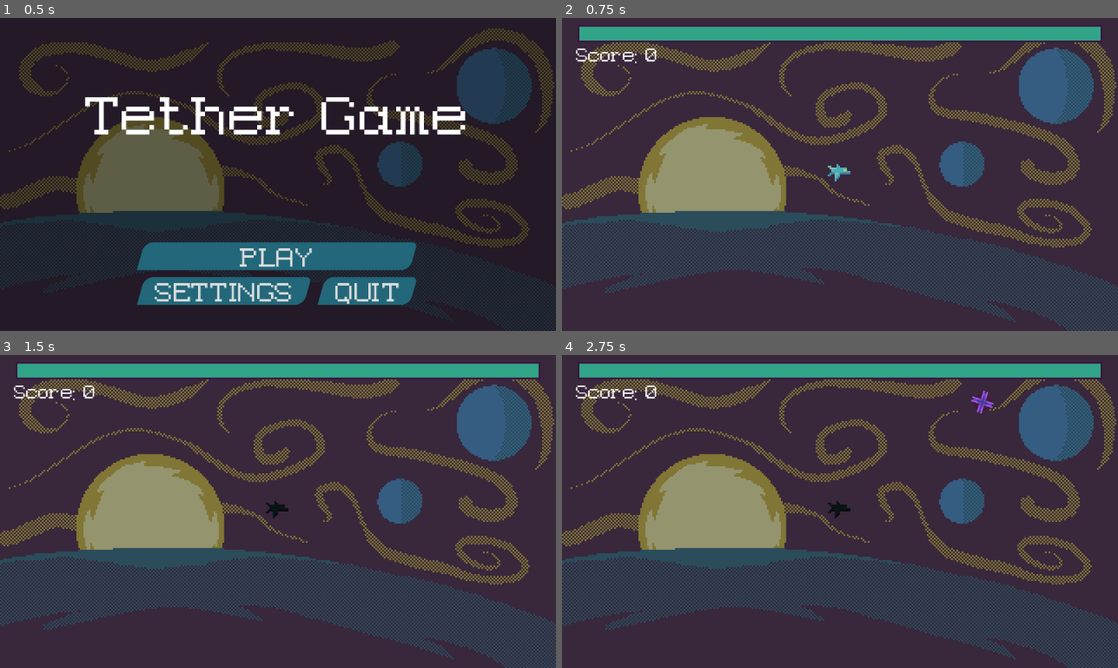
Above: before the commit, frames 1-4 (two rows, left to right).
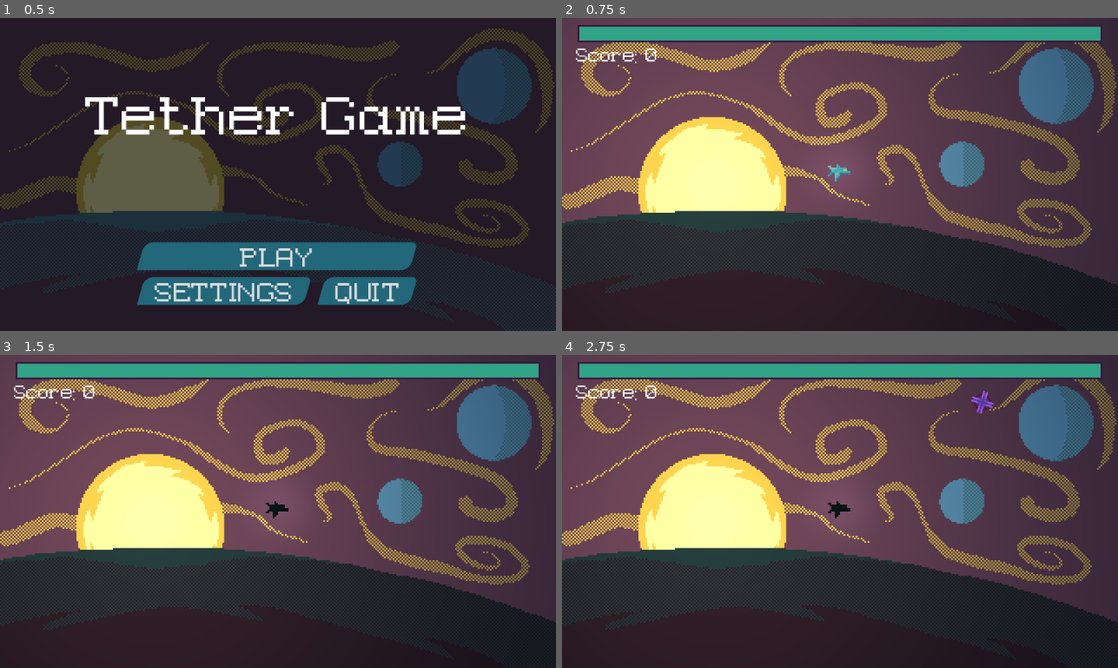
Above: after the commit, the same moments.

Repository: MonkMir/tether-game
Game: Godot game, scene res://main.tscn
Two runs of this game, one before a commit and one after it. Both use one fixed random seed, a clock stepped at 60 frames per second and the inputs below.
Inputs (mouse positions are in pixels of both pictures, inside the frame that each line leads up to):
- Up to frame 1 (0.5 s): no input
- Up to frame 2 (0.75 s): click "PLAY" at 0.5 s
- Up to frame 3 (1.5 s): tap Enter (ui_accept) at 1.25 s; move the mouse to (400, 495) at 1.27 s; press the mouse at (400, 495) at 1.28 s
- Up to frame 4 (2.75 s): tap Enter (ui_accept) at 1.52, 2, 2.27 s; move the mouse to (728, 527) at 2.02 s; release the mouse at (728, 527) at 2.03 s; click (728, 527) at 2.1 s

Frame 1 is identical in both runs. In frame 2, 64% of the frame differs, in the area x 0-100%, y 0-100%; in frame 3, 64%; in frame 4, 64%.

Commit message:
Add lighting to background and player

Diff:
--- a/enemies/bomber/bomber_dummy.gd
+++ b/enemies/bomber/bomber_dummy.gd
@@ -42,9 +42,10 @@
 
 
 func self_destruct():
-	var Explosion := explosion_scene.instantiate()
-	add_child(Explosion)
+	var explosion := explosion_scene.instantiate()
+	add_child(explosion)
 	# Who is parent?
-	Explosion.reparent(get_parent())
-	player.is_tethered = false
+	explosion.reparent(get_parent())
+	if player:
+		player.is_tethered = false
 	queue_free()
--- a/levels/level_1.tscn
+++ b/levels/level_1.tscn
@@ -1,5 +1,6 @@
 [gd_scene format=3 uid="uid://dasxgerg7vyai"]
 
+[ext_resource type="Texture2D" uid="uid://cwsgxljli4ci" path="res://levels/background_occlusion_layer_tg.png" id="1_08mmt"]
 [ext_resource type="PackedScene" uid="uid://b0u1q6i5db5ou" path="res://player/player.tscn" id="1_gwceb"]
 [ext_resource type="Script" uid="uid://ba40nwh8lu65b" path="res://systems/enemy_spawner.gd" id="2_l53as"]
 [ext_resource type="PackedScene" uid="uid://cdk16uvt8jqbb" path="res://enemies/arrow/arrow_enemy.tscn" id="3_3sk1a"]
@@ -10,18 +11,48 @@
 [ext_resource type="Script" uid="uid://dyg3c4hhurma1" path="res://ui/game_over_label.gd" id="7_nmsli"]
 [ext_resource type="Texture2D" uid="uid://do58e0257b0fx" path="res://levels/level1_background_tg.png" id="8_l53as"]
 
+[sub_resource type="Gradient" id="Gradient_5ot28"]
+interpolation_mode = 2
+offsets = PackedFloat32Array(0, 0.059210528, 0.8004386)
+colors = PackedColorArray(1, 1, 1, 1, 0.88767123, 0.88767123, 0.88767123, 1, 0, 0, 0, 1)
+
+[sub_resource type="GradientTexture2D" id="GradientTexture2D_aerfg"]
+gradient = SubResource("Gradient_5ot28")
+width = 128
+height = 128
+fill = 1
+fill_from = Vector2(0.5, 0.5)
+
 [sub_resource type="LabelSettings" id="LabelSettings_c5177"]
 font_size = 8
 
 [node name="Level1" type="Node2D" unique_id=657166130]
 
+[node name="BackgroundOcclusionLayer" type="Sprite2D" parent="." unique_id=618632529]
+modulate = Color(0.66, 0.66, 0.66, 1)
+light_mask = 2
+z_index = -2
+texture = ExtResource("1_08mmt")
+centered = false
+
 [node name="Background" type="Sprite2D" parent="." unique_id=1282791147]
-modulate = Color(1.5720325, 1.5720325, 1.5720325, 1)
+modulate = Color(1.4807141, 1.4807141, 1.4807141, 1)
+light_mask = 3
 z_index = -128
 texture = ExtResource("8_l53as")
 centered = false
 
+[node name="PointLight2D" type="PointLight2D" parent="Background" unique_id=2064356947]
+position = Vector2(87.99999, 96)
+scale = Vector2(3.6250002, 3.58)
+color = Color(1, 0.824, 0.52, 1)
+energy = 1.32
+range_item_cull_mask = 2
+shadow_enabled = true
+texture = SubResource("GradientTexture2D_aerfg")
+
 [node name="Player" parent="." unique_id=994072363 instance=ExtResource("1_gwceb")]
+light_mask = 0
 position = Vector2(160, 88)
 
 [node name="EnemySpawner" type="Node2D" parent="." unique_id=2100611888]
@@ -50,6 +81,7 @@
 [node name="GameOverLabel" type="Label" parent="MarginContainer" unique_id=730832775]
 visible = false
 layout_mode = 2
+theme_override_colors/font_color = Color(0.17690001, 0.17690001, 0.61, 1)
 theme_override_fonts/font = ExtResource("7_3sk1a")
 text = "ur trash give up"
 horizontal_alignment = 1
--- a/player/player.tscn
+++ b/player/player.tscn
@@ -10,11 +10,21 @@
 [ext_resource type="PackedScene" uid="uid://ce7vb62j3bjsi" path="res://components/health_bar.tscn" id="7_yllr7"]
 
 [sub_resource type="CircleShape2D" id="CircleShape2D_2ck4e"]
-radius = 40.012497
+radius = 26.019224
 
 [sub_resource type="CapsuleShape2D" id="CapsuleShape2D_rgyib"]
 radius = 4.0
 height = 12.0
+
+[sub_resource type="Gradient" id="Gradient_rgyib"]
+interpolation_mode = 2
+offsets = PackedFloat32Array(0.00877193, 0.7653509)
+colors = PackedColorArray(1, 1, 1, 1, 0, 0, 0, 1)
+
+[sub_resource type="GradientTexture2D" id="GradientTexture2D_hg6s5"]
+gradient = SubResource("Gradient_rgyib")
+fill = 1
+fill_from = Vector2(0.5, 0.5)
 
 [node name="Player" type="CharacterBody2D" unique_id=994072363 groups=["player"]]
 script = ExtResource("1_boad6")
@@ -37,6 +47,7 @@
 collision_mask = 2
 
 [node name="CollisionShape2D" type="CollisionShape2D" parent="TetherRange" unique_id=956201445]
+position = Vector2(0, -1)
 shape = SubResource("CircleShape2D_2ck4e")
 debug_color = Color(0.662399, 0.513404, 3.85046e-07, 0.42)
 
@@ -56,6 +67,13 @@
 wait_time = 1.5
 one_shot = true
 
+[node name="PointLight2D" type="PointLight2D" parent="." unique_id=453113546]
+position = Vector2(-0.06000024, -0.9400012)
+scale = Vector2(0.81062496, 0.81062496)
+energy = 0.35
+range_item_cull_mask = 2
+texture = SubResource("GradientTexture2D_hg6s5")
+
 [connection signal="area_entered" from="TetherRange" to="." method="_on_tether_range_area_entered"]
 [connection signal="area_exited" from="TetherRange" to="." method="_on_tether_range_area_exited"]
 [connection signal="area_entered" from="Hurtbox" to="." method="_on_hurtbox_area_entered"]
Binary file added: levels/background_occlusion_layer_tg.png
Not shown, added: levels/background_occlusion_layer_tg.png.import
